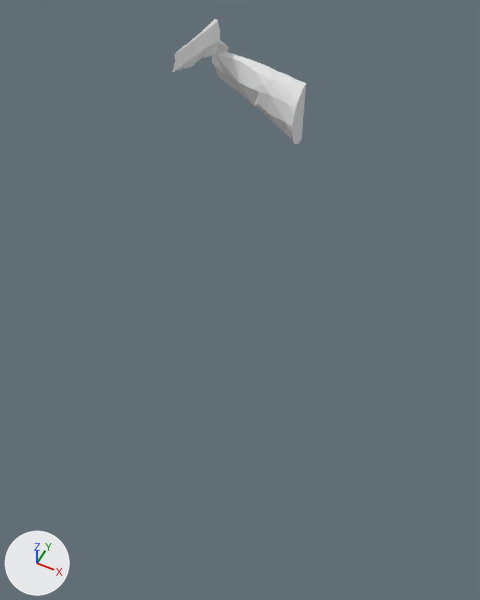
Before and after pictures for a commit that changed the glTF model assets/terrain/surface_pieces/surf_7_11.glb.
Before and after are seen from a camera (50 mm lens) standing at (-59.6, 27.0, 16.0) and looking at (-74.8, 57.3, -21.9). Lighting does not change. The marker at lower left points along +X, +Y and +Z. The first picture is the older version. Where no turn or scale is listed for an object, it has been applied to the vertices.

In view in the first picture: 'geometry_0'.
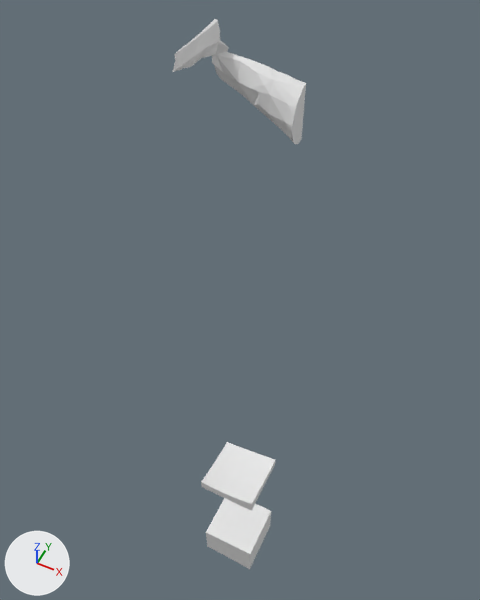
Changed parts and their boxes [x1, y1, x2, y2] in the pictures (480 x 600 px):
```json
{"object": "layer_8", "change": "added", "after": [201, 442, 275, 511]}
{"object": "layer_11", "change": "added", "after": [206, 498, 271, 569]}
```

Edits to the scene script, one JSON object a line:
```json
{"op": "add", "block": "me_layer_11", "code": ["me_layer_11 = bpy.data.meshes.new('layer_11')", "me_layer_11.from_pydata(...)  # 79 vertices, 154 faces; spans x -75.0..-70.0, y 50.0..55.0, z -54.11..-50.0"]}
{"op": "add", "block": "me_layer_8", "code": ["me_layer_8 = bpy.data.meshes.new('layer_8')", "me_layer_8.from_pydata(...)  # 81 vertices, 158 faces; spans x -75.0..-70.0, y 50.0..55.0, z -40.0..-38.65"]}
{"op": "add", "block": "ob_layer_11", "code": ["ob_layer_11 = bpy.data.objects.new('layer_11', me_layer_11)", "ob_layer_11.location = (0.0, 0.0, 0.0)"]}
{"op": "add", "block": "ob_layer_8", "code": ["ob_layer_8 = bpy.data.objects.new('layer_8', me_layer_8)", "ob_layer_8.location = (0.0, 0.0, 0.0)"]}
```
